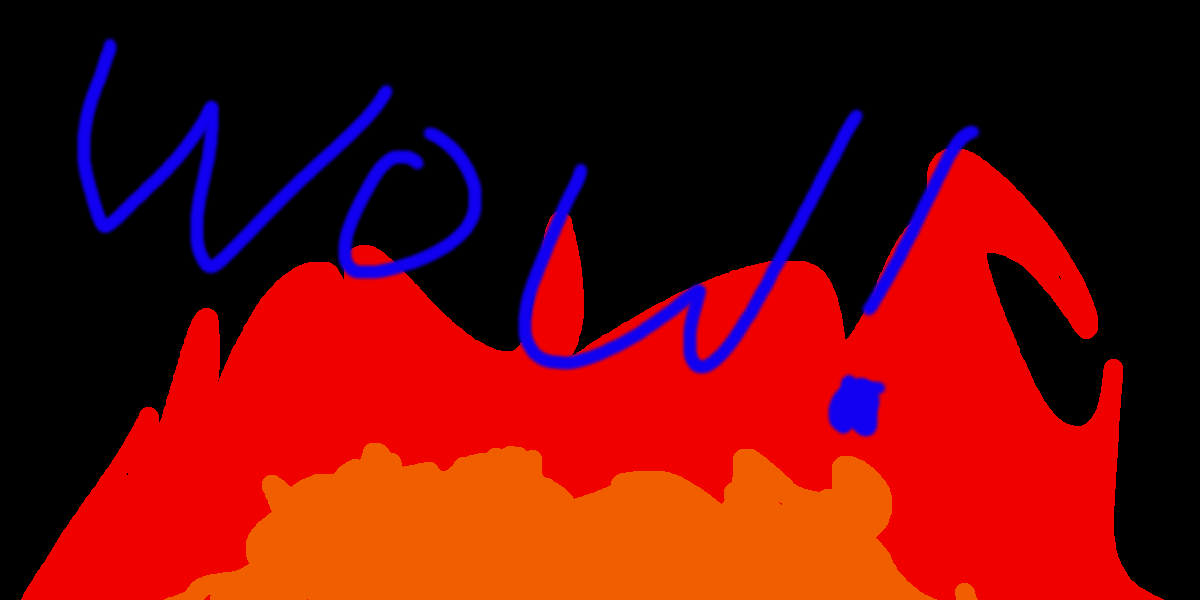
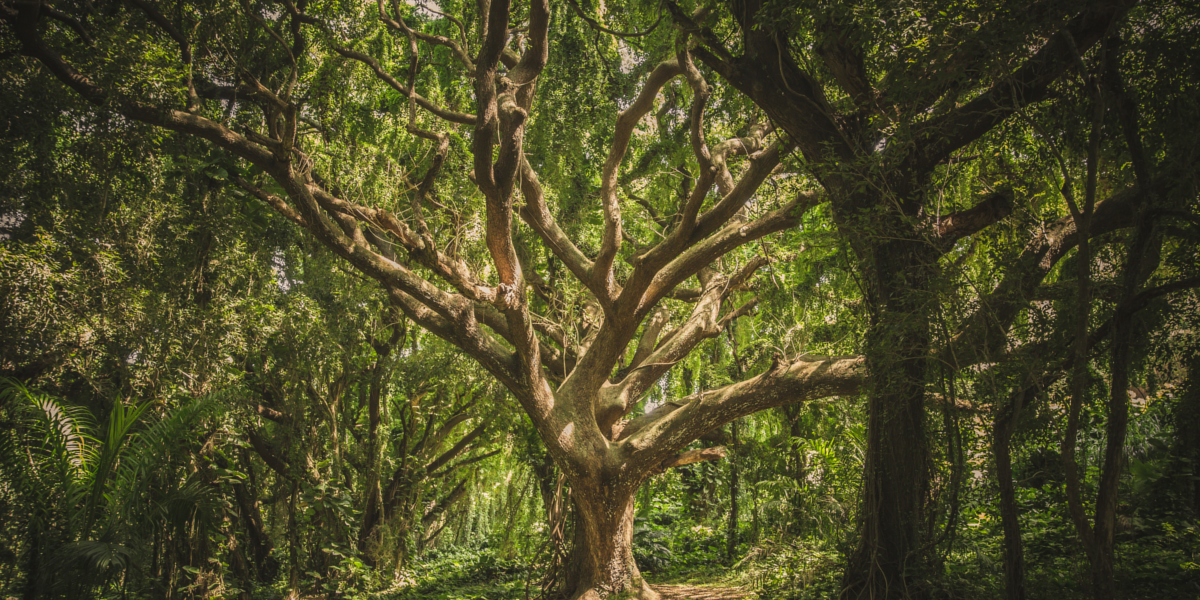
The second 1200 × 600 image is a revision of the first. Changes to its layers:
added layer "pexels-photo-38136.jpeg" above "Background" over [0, 0, 1200, 600]
painted on "Background" over [0, 0, 1164, 600]
